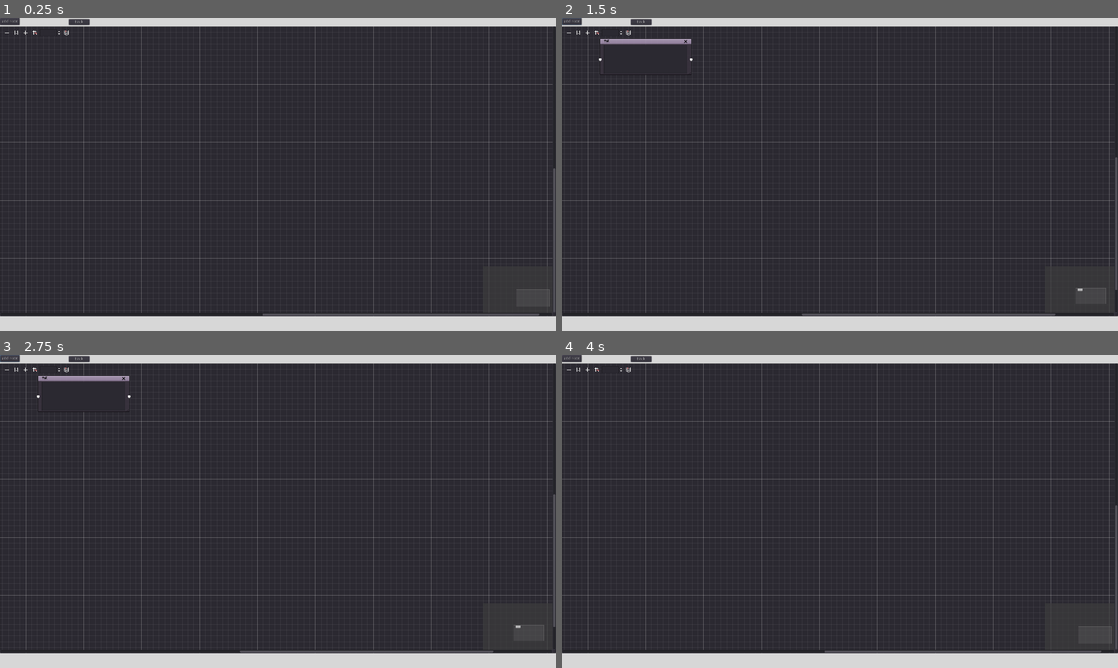
Above: before the commit, frames 1-4 (two rows, left to right).
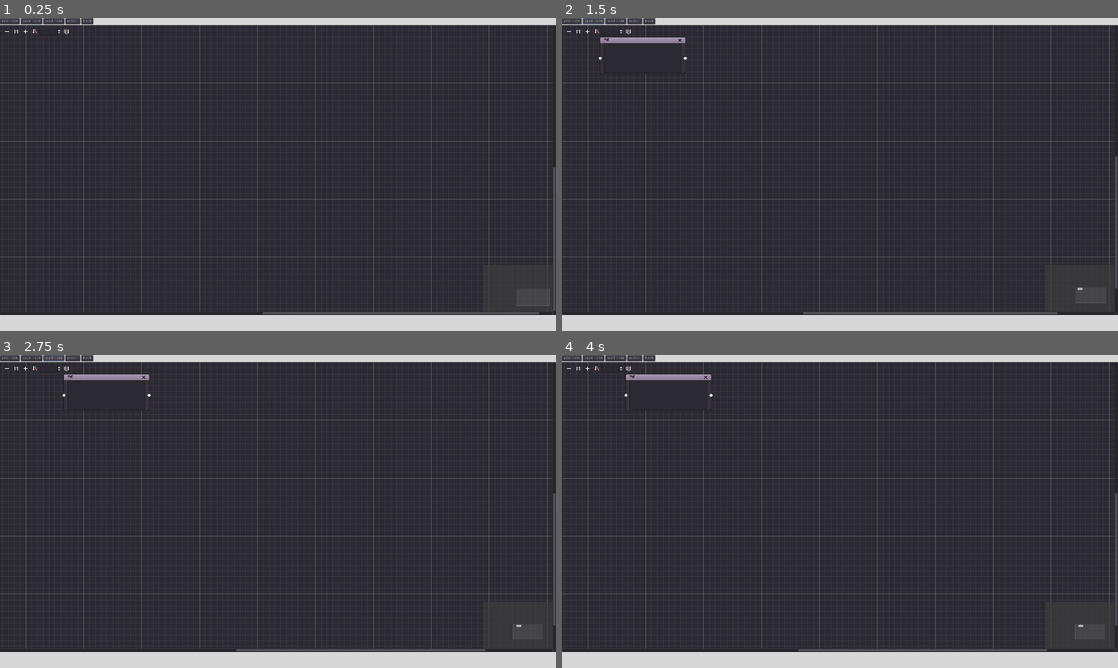
Above: after the commit, the same moments.

Repository: xukongwen/PhantomWorld
Game: Godot game, scene res://scences/sc_graphedit_testl.tscn
Same seed, same stepped clock (60 frames per second), same inputs: the game is played once before the commit and once after it. This scene is started directly instead of the project's main scene.
Inputs (mouse positions are in pixels of both pictures, inside the frame that each line leads up to):
- Up to frame 1 (0.25 s): no input
- Up to frame 2 (1.5 s): click "add note" at 0.5 s; click (595, 21) at 1.25 s, where only the run after the commit has a clickable "save note"
- Up to frame 3 (2.75 s): click (55, 358) at 2 s, where only the run after the commit has a clickable "load note"
- Up to frame 4 (4 s): click (634, 358) at 2.75 s, where only the run after the commit has a clickable "action"; click (945, 511) at 3.5 s, where only the run before the commit has a clickable "GraphEdit_test"

The runs differ from the first frame. In frame 1, 3.5% of the frame differs, in the area x 0-100%, y 0-96%; in frame 2, 3.7%; in frame 3, 3.8%; in frame 4, 3.9%.

Commit message:
save and load with bugs

Diff:
--- a/project.godot
+++ b/project.godot
@@ -36,6 +36,10 @@
 window/stretch/mode="2d"
 window/stretch/aspect="expand"
 
+[editor_plugins]
+
+enabled=PoolStringArray( "dialogue_tree" )
+
 [rendering]
 
 environment/default_clear_color=Color( 0.847059, 0.847059, 0.847059, 1 )
--- /dev/null
+++ b/scences/GraphEdit.gd
@@ -0,0 +1,3 @@
+extends GraphEdit
+
+var nodes = []
--- a/scences/nodes/graph_node.gd
+++ b/scences/nodes/graph_node.gd
@@ -1,14 +1,12 @@
 extends GraphNode
 
-
-#func _ready():
-#	set_slot(0,true,0,Color(1,1,1,1),true,0,Color(1,1,1,1))
+func _on_Node_resize_request(new_minsize):
+	rect_size = new_minsize
 
 
-# node可以关闭
 func _on_Node_close_request():
+#	print(self.get_instance_id())
+#	print(get_parent().get_connection_list())
+#
+	#get_parent().disconnect_node(self.get_instance_id(), 0, Node, 0)
 	queue_free()
-
-# node可以调整大小
-func _on_Node_resize_request(new_minsize):
-	rect_size = new_minsize
--- a/scences/nodes/graph_node.tscn
+++ b/scences/nodes/graph_node.tscn
@@ -13,8 +13,11 @@
 [node name="Node" type="GraphNode"]
 anchor_right = 1.0
 anchor_bottom = 1.0
-margin_right = -1600.0
-margin_bottom = -888.0
+margin_right = -1620.0
+margin_bottom = -880.0
+rect_min_size = Vector2( 100, 100 )
+size_flags_horizontal = 0
+size_flags_vertical = 0
 custom_fonts/title_font = SubResource( 1 )
 title = "节点"
 show_close = true
@@ -33,7 +36,7 @@
 [node name="TextEdit" type="TextEdit" parent="."]
 margin_left = 16.0
 margin_top = 24.0
-margin_right = 304.0
+margin_right = 284.0
 margin_bottom = 124.0
 rect_min_size = Vector2( 100, 100 )
 custom_fonts/font = SubResource( 2 )
--- a/scences/sc_graphedit_testl.gd
+++ b/scences/sc_graphedit_testl.gd
@@ -4,6 +4,93 @@
 var ini_positon = Vector2(40,40)
 var node_index = 0
 
+var all_save_data = []
+var save_data = []
+var new_nodes = []
+
+var connections = []
+
+onready var p_edit = $VBoxContainer/GraphEdit
+
+func _on_save_button_pressed():
+
+	#下面两个是全面清空数据，从当下node情况来储存
+	get_new_node()
+	all_save_data = []
+	save_data = []
+
+	var file = File.new()
+
+	# 把node转换成一个一个json
+	for i in new_nodes:
+		# 这里就是拿child里的node的方法，其实就是你知道node名字就行了
+		var n = i.get_node("TextEdit")
+		var p = i.rect_position
+		var s = i.rect_size
+		var id = 0
+		# 这里是制作一个dic，里面就是node需要被存储的各种信息
+		var n_data = {
+			"node_text": n.text,
+			"node_pos_x": p.x,
+			"node_pos_y": p.y,
+			"node_width": s.x,
+			"node_height": s.y
+		}
+		#存到总data里
+		save_data.append(n_data)
+		#print("存的数据",n_data)
+	# 把node信息与connection信息合成一个总arry，放在一个文件里
+	all_save_data = [save_data, connections]
+
+	file.open("user://node_save_test.json", file.WRITE)
+	file.store_line(to_json(all_save_data))
+
+	file.close()
+
+func _on_load_button_pressed():
+	get_new_node()
+	clear_all_nodes()
+
+	var file = File.new()
+	file.open("user://node_save_test.json", file.READ)
+	var data = JSON.parse(file.get_as_text())
+	# 这里后面必须加个.result否则只是一个json的怪格式
+	all_save_data = data.result
+	file.close()
+	load_nodes()
+
+# 读取node信息并创建
+func load_nodes():
+	new_nodes = []
+
+	# 读node信息部分
+	for i in all_save_data[0]:
+		var node = spn.instance()
+		node.get_node("TextEdit").text = i["node_text"]
+		# 奇怪，用offset就行，rect_positon就不行
+		node.offset = Vector2(i["node_pos_x"],i["node_pos_y"])
+		# 大小也奇怪，必须用rect_min_size而rect_size就不行
+		node.rect_min_size = Vector2(i["node_width"], i["node_height"])
+		p_edit.add_child(node)
+
+	# 读connection信息部分
+	for i in all_save_data[1]:
+		print("链接：", i)
+		p_edit.connect_node(i["from"], i["from_port"], i["to"], i["to_port"])
+		p_edit.connect_node(i["from"], i["from_port"], i["to"], i["to_port"])
+
+
+
+func clear_all_nodes():
+	p_edit.clear_connections()
+	for i in p_edit.get_children():
+		if i is GraphNode:
+			i.free()
+
+func check_node():
+	var node_list = $GraphEdit.get_connection_list()
+	print("slot链接信息:")
+	print(node_list)
 
 func _on_back_pressed():
 	get_tree().change_scene("res://scences/Sc_test_menu.tscn")
@@ -14,13 +101,37 @@
 	# fun里可以定义var，然后instance（）就是做了一个实例
 	var node = spn.instance()
 	node.offset += ini_positon + (node_index*Vector2(20,20))
-	$GraphEdit.add_child(node)
+	p_edit.add_child(node)
 	node_index += 1
 
 
+
 func _on_GraphEdit_connection_request(from, from_slot, to, to_slot):
-	$GraphEdit.connect_node(from, from_slot, to, to_slot)
+	p_edit.connect_node(from, from_slot, to, to_slot)
 
 
 func _on_GraphEdit_disconnection_request(from, from_slot, to, to_slot):
-	$GraphEdit.disconnect_node(from, from_slot, to, to_slot)
+	p_edit.disconnect_node(from, from_slot, to, to_slot)
+
+
+# 下面这个就是拿到当下所有node的信息，存和读之前都要执行
+func get_new_node():
+	var all_node = p_edit.get_children()
+	new_nodes = []
+	for i in all_node:
+		if i.has_node("TextEdit"):
+			new_nodes.append(i)
+		else:
+			pass
+
+	var node_list = p_edit.get_connection_list()
+	connections = node_list
+
+
+func _on_info_button_pressed():
+
+	for i in connections:
+		print("from:",i["from"])
+
+
+	print("list:", connections)
--- a/scences/sc_graphedit_testl.tscn
+++ b/scences/sc_graphedit_testl.tscn
@@ -1,41 +1,93 @@
-[gd_scene load_steps=2 format=2]
+[gd_scene load_steps=3 format=2]
 
 [ext_resource path="res://scences/sc_graphedit_testl.gd" type="Script" id=1]
+[ext_resource path="res://scences/GraphEdit.gd" type="Script" id=2]
 
 [node name="Control" type="Control"]
 anchor_right = 1.0
 anchor_bottom = 1.0
+margin_top = 1.0
+margin_bottom = 1.0
 script = ExtResource( 1 )
 __meta__ = {
 "_edit_use_anchors_": false
 }
 
-[node name="GraphEdit" type="GraphEdit" parent="."]
-margin_top = 29.0
-margin_right = 1920.0
-margin_bottom = 1029.0
-rect_min_size = Vector2( 1920, 1000 )
-right_disconnects = true
-scroll_offset = Vector2( -89, 0 )
+[node name="VBoxContainer" type="VBoxContainer" parent="."]
+margin_right = 40.0
+margin_bottom = 40.0
 __meta__ = {
 "_edit_use_anchors_": false
 }
 
-[node name="Button" type="Button" parent="."]
-margin_right = 67.0
-margin_bottom = 24.0
+[node name="HBoxContainer" type="HBoxContainer" parent="VBoxContainer"]
+margin_right = 1920.0
+margin_bottom = 20.0
+
+[node name="Button" type="Button" parent="VBoxContainer/HBoxContainer"]
+margin_right = 68.0
+margin_bottom = 20.0
 text = "add note"
 __meta__ = {
 "_edit_use_anchors_": false
 }
 
-[node name="back" type="Button" parent="."]
-margin_left = 237.998
-margin_top = 3.748
-margin_right = 308.998
-margin_bottom = 23.748
+[node name="save_button" type="Button" parent="VBoxContainer/HBoxContainer"]
+margin_left = 72.0
+margin_right = 146.0
+margin_bottom = 20.0
+text = "save note"
+__meta__ = {
+"_edit_use_anchors_": false
+}
+
+[node name="load_button" type="Button" parent="VBoxContainer/HBoxContainer"]
+margin_left = 150.0
+margin_right = 222.0
+margin_bottom = 20.0
+text = "load note"
+__meta__ = {
+"_edit_use_anchors_": false
+}
+
+[node name="info_button" type="Button" parent="VBoxContainer/HBoxContainer"]
+margin_left = 226.0
+margin_right = 277.0
+margin_bottom = 20.0
+text = "action"
+__meta__ = {
+"_edit_use_anchors_": false
+}
+
+[node name="back" type="Button" parent="VBoxContainer/HBoxContainer"]
+margin_left = 281.0
+margin_right = 322.0
+margin_bottom = 20.0
 text = "back"
-[connection signal="connection_request" from="GraphEdit" to="." method="_on_GraphEdit_connection_request"]
-[connection signal="disconnection_request" from="GraphEdit" to="." method="_on_GraphEdit_disconnection_request"]
-[connection signal="pressed" from="Button" to="." method="_on_Button_pressed"]
-[connection signal="pressed" from="back" to="." method="_on_back_pressed"]
+__meta__ = {
+"_edit_use_anchors_": false
+}
+
+[node name="GraphEdit" type="GraphEdit" parent="VBoxContainer"]
+margin_top = 24.0
+margin_right = 1920.0
+margin_bottom = 1024.0
+rect_min_size = Vector2( 1920, 1000 )
+right_disconnects = true
+scroll_offset = Vector2( -89, 0 )
+script = ExtResource( 2 )
+__meta__ = {
+"_edit_use_anchors_": false
+}
+
+[node name="Label" type="Label" parent="VBoxContainer"]
+margin_top = 1028.0
+margin_right = 1920.0
+margin_bottom = 1042.0
+[connection signal="pressed" from="VBoxContainer/HBoxContainer/Button" to="." method="_on_Button_pressed"]
+[connection signal="pressed" from="VBoxContainer/HBoxContainer/save_button" to="." method="_on_save_button_pressed"]
+[connection signal="pressed" from="VBoxContainer/HBoxContainer/load_button" to="." method="_on_load_button_pressed"]
+[connection signal="pressed" from="VBoxContainer/HBoxContainer/info_button" to="." method="_on_info_button_pressed"]
+[connection signal="pressed" from="VBoxContainer/HBoxContainer/back" to="." method="_on_back_pressed"]
+[connection signal="connection_request" from="VBoxContainer/GraphEdit" to="." method="_on_GraphEdit_connection_request"]
+[connection signal="disconnection_request" from="VBoxContainer/GraphEdit" to="." method="_on_GraphEdit_disconnection_request"]
--- a/scences/test/UI_test.gd
+++ b/scences/test/UI_test.gd
@@ -17,27 +17,6 @@
 	# 按下那个下拉选项
 	$MenuButton.get_popup().connect("id_pressed",self,"_on_item_pressed")
 	$About.get_popup().connect("id_pressed",self,"_on_item_about")
-
-	read_json_1()
-
-func read_json_1():
-
-	var data_file = File.new()
-
-	assert(data_file.file_exists("res://data/test.json"))
-
-	data_file.open("res://data/test.json", data_file.READ)
-	var text_json = data_file.get_as_text()
-	var result_json = parse_json(text_json)
-	# assert(result_json.size() > 0)
-
-	if result_json.error == OK:
-		var data = result_json.result
-		print(data)
-	else:
-		print("Error: ", result_json.error)
-		print("Error Line: ", result_json.error_line)
-		print("Error String: ", result_json.error_string)
 
 
 
--- a/scences/test/UI_test.tscn
+++ b/scences/test/UI_test.tscn
@@ -1,8 +1,10 @@
-[gd_scene load_steps=5 format=2]
+[gd_scene load_steps=7 format=2]
 
 [ext_resource path="res://font/WenCangShuFang-2.ttf" type="DynamicFontData" id=1]
 [ext_resource path="res://scences/test/UI_test.gd" type="Script" id=2]
 [ext_resource path="res://font/new_dynamicfont.tres" type="DynamicFont" id=3]
+[ext_resource path="res://addons/dialogue_tree/resource/DialougeRes.tres" type="Resource" id=4]
+[ext_resource path="res://addons/dialogue_tree/scripts/dialogue.gd" type="Script" id=5]
 
 [sub_resource type="DynamicFont" id=1]
 size = 24
@@ -82,18 +84,9 @@
 margin_right = -4.0
 margin_bottom = -4.0
 
-[node name="Tree" type="Tree" parent="TabContainer/Tabs2"]
-margin_right = 452.0
-margin_bottom = 404.0
-columns = 5
-allow_reselect = true
-__meta__ = {
-"_edit_use_anchors_": false
-}
-
-[node name="ColorRect" type="ColorRect" parent="TabContainer/Tabs2/Tree"]
-margin_right = 40.0
-margin_bottom = 40.0
+[node name="Dialogue" type="Node" parent="TabContainer/Tabs2"]
+script = ExtResource( 5 )
+DialogueResource = ExtResource( 4 )
 
 [node name="open_file" type="FileDialog" parent="."]
 margin_left = 424.222
@@ -119,7 +112,6 @@
 current_path = "/Users/xuhua/Documents/GitHub/PhantomWorld/"
 
 [node name="about_win" type="WindowDialog" parent="."]
-visible = true
 margin_left = 457.0
 margin_top = 269.0
 margin_right = 870.0
Binary file added: Image/dao/yang.png
Not shown, added: Image/dao/yang.png.import
Binary file added: Image/dao/yin.png
Not shown, added: Image/dao/yin.png.import
Binary file added: addons/dialogue_tree/assets/Icon.png
Not shown, added: addons/dialogue_tree/assets/Icon.png.import
Binary file added: addons/dialogue_tree/assets/ResIcon.png
Not shown, added: addons/dialogue_tree/assets/ResIcon.png.import
Not shown, added: addons/dialogue_tree/editor_dock.gd
Not shown, added: addons/dialogue_tree/editor_dock.tscn
Not shown, added: addons/dialogue_tree/plugin.cfg
Not shown, added: addons/dialogue_tree/plugin.gd
(and 24 more such lines)
